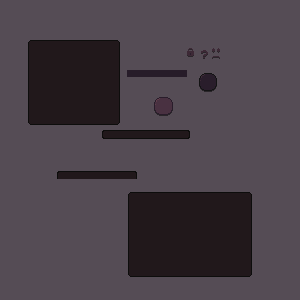
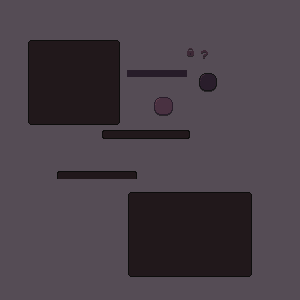
Comparing the layer stacks of the two 300x300 images. Changes:
removed layer "InventorySlotSadIcon.png" over [212, 48, 220, 59]
